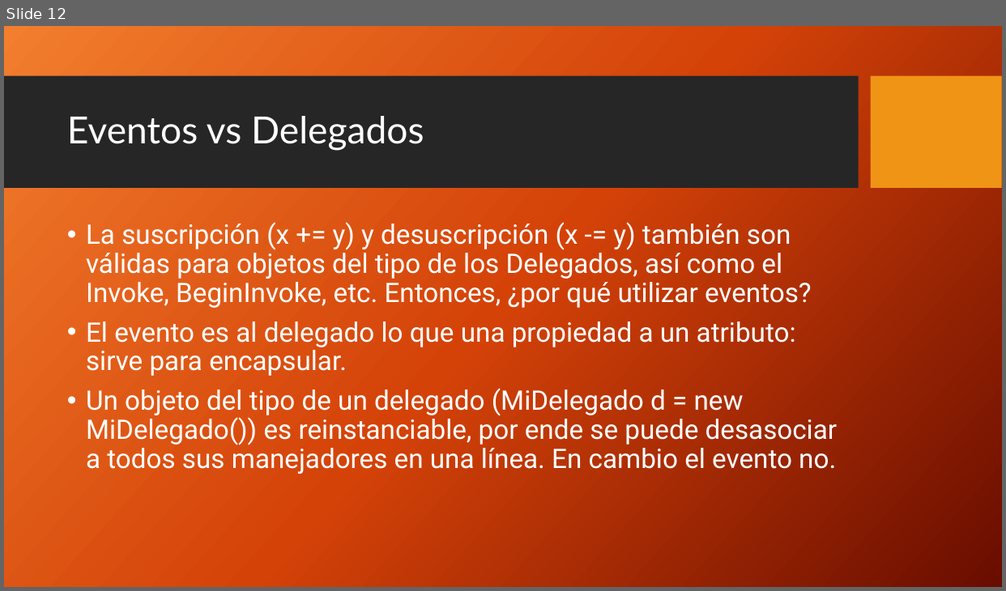
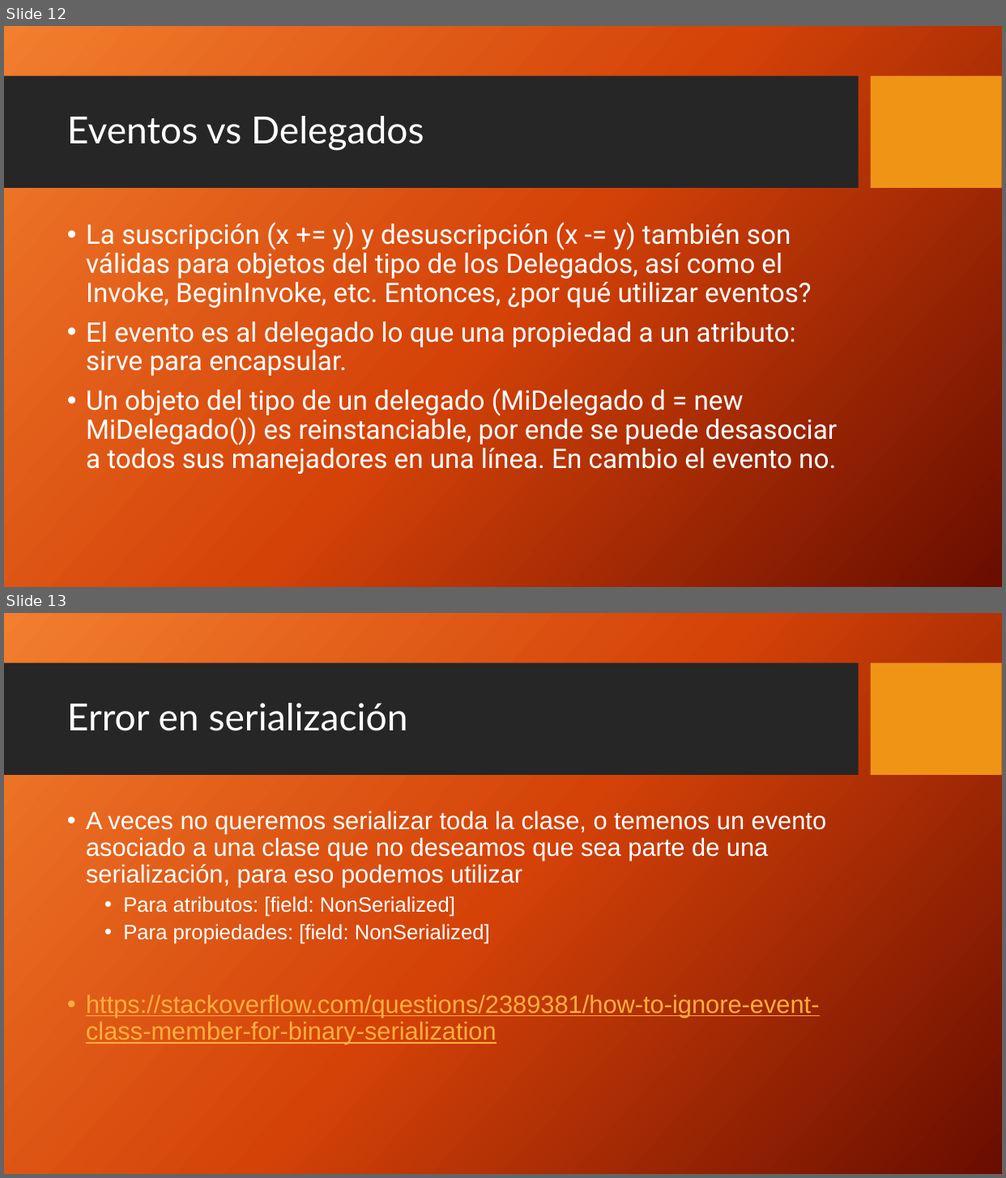
Before and after one commit to FedeDavila1984/utn_prog_y_lab_II, a slide deck: PPTs/ProgramacionII_Clase_23-2021.pptx. Shown one above the other, each under a label of ours: slide 12 before the commit, slides 12 and 13 after it. The pictures are 1006x591 and 1006x1178 pixels, drawn with LibreOffice and Linux fonts; fonts in the diff are those of the drawing; background and template pictures are left out. Boxes give left, top, right and bottom in pixels: in the first picture for what was removed or moved away, otherwise in the second. Text is boxed around its words. In the diff, an @@ line names an element or a change of style, - is before the commit and + after.

Commit message:
NonSerialize

```diff
--- a/PPTs/ProgramacionII_Clase_23-2021.pptx
+++ b/PPTs/ProgramacionII_Clase_23-2021.pptx
@@ slide 13 added at (4, 613, 1002, 1174), background picture (left out); not listed: 2 template elements that a slide beside it also shows @@
@@ title added at (67, 703, 408, 731), 36 pt, text #FFFFFF @@
+Error en serialización
@@ text added at (86, 811, 826, 1045), 24 pt, text #FFFFFF @@
+• A veces no queremos serializar toda la clase, o temenos un evento asociado a una clase que no deseamos que sea parte de una serialización, para eso podemos utilizar
+  • Para atributos: [field: NonSerialized]
+  • Para propiedades: [field: NonSerialized]
+• https://stackoverflow.com/questions/2389381/how-to-ignore-event-class-member-for-binary-serialization
```
